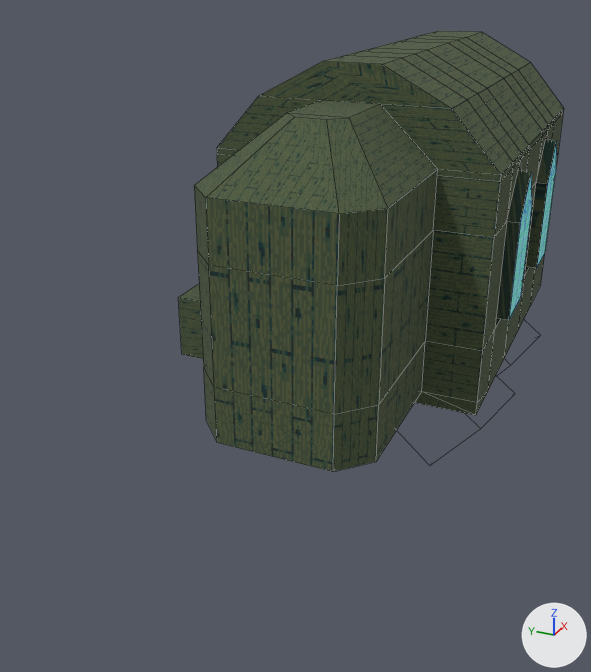
The Blender file 3DAssets/Evironnement/Church.blend, before and after one commit.
Both versions are drawn from a 50 mm lens placed at (-30.5, -9.5, 14.5), pointed at (0.9, 4.6, -1.2). The axes (+X, +Y, +Z) are drawn at lower right. The lights are the same throughout. Mesh edges are drawn as thin lines. Objects named as collision shapes, trigger or cutter boxes, shadow casters or lower levels of detail are left out.

In view in the first picture: 'Church-col', 'Ray-nx'.
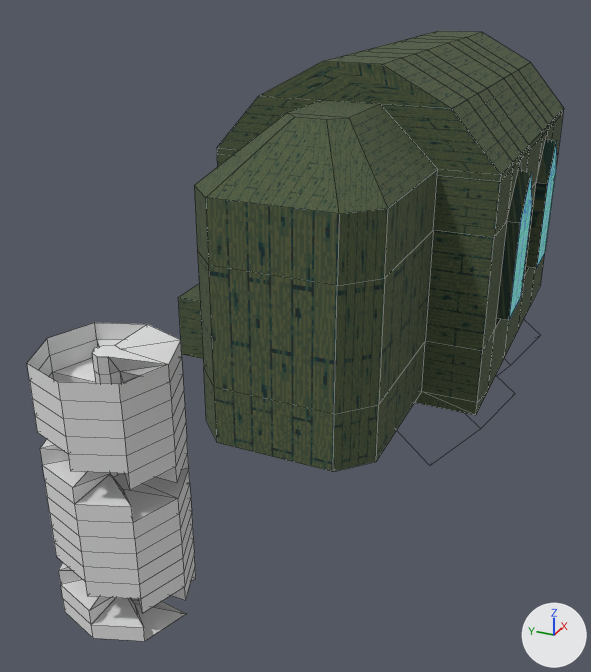
Boxes (x1, y1, x2, y2) around the edits, measured in the pictures (591 x 672 px):
'Stairs', shown
    after: (27, 323, 196, 641)
part 1 of me_cylinder_001, cut back
    after: (40, 340, 188, 641)

The change in detail:
me_cylinder_001 is used by ob_stairs; location (-6.0, 10.0, 0.0); scale (6.0, 6.0, 6.0).
me_cylinder_001 had 216 vertices, 212 faces and spanned x -0.55..0.55, y -0.55..0.55, z -1.067..0.0.
me_cylinder_001 now has 143 vertices, 150 faces and spans x -0.5..0.5, y -0.5..0.5, z -1.2..0.0.
Part 1, on me_cylinder_001:
81 vertices are removed from x -0.55..0.55, y -0.55..0.55, z -1.067..0.0.
107 faces are deleted.
1 vertex is added at (0.0, -0.1, -1.2).
7 new vertices lie (0.0, 0.0, -0.133) away from vertices in x -0.1..0.1, y -0.067..0.1, z -1.067.
45 new faces join them.
Object 'Stairs' (ob_stairs) has a ARRAY modifier named 'Array'.
Modifier setting removed (it was count = 20).
Modifier setting: use_constant_offset = True.
Modifier setting: constant_offset_displace = (0.0, 0.0, 0.13).
Object 'Stairs' (ob_stairs) is now shown.
Modifier setting: use_merge_vertices = True.
